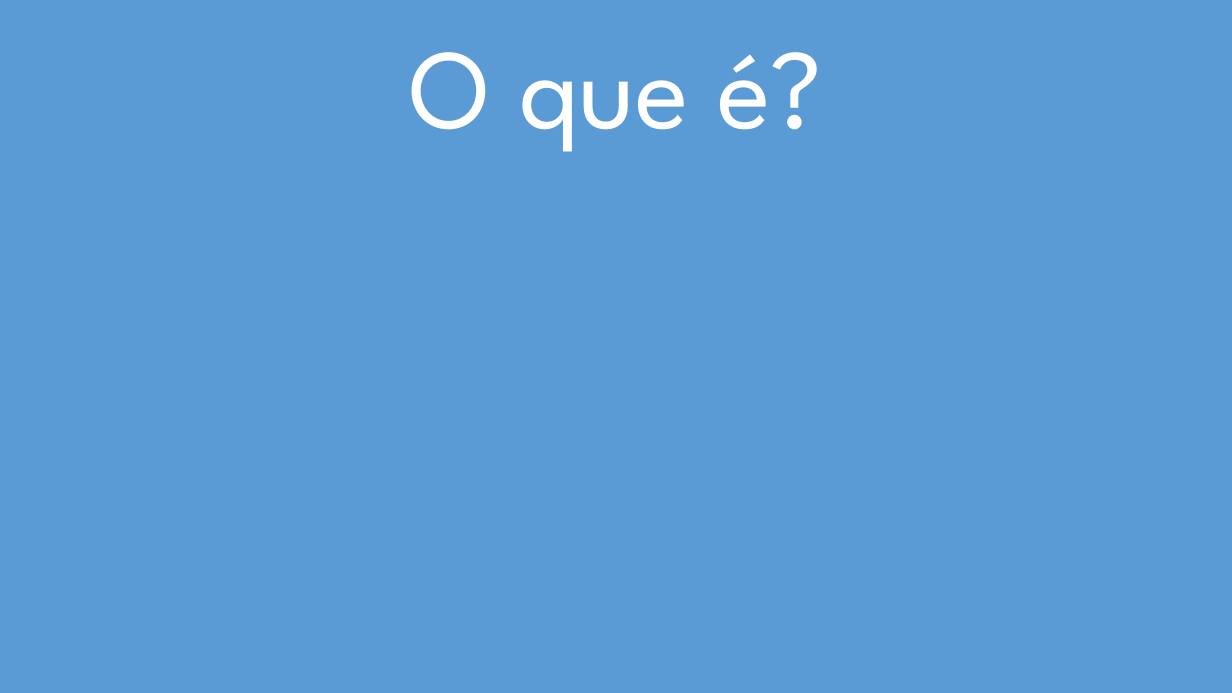
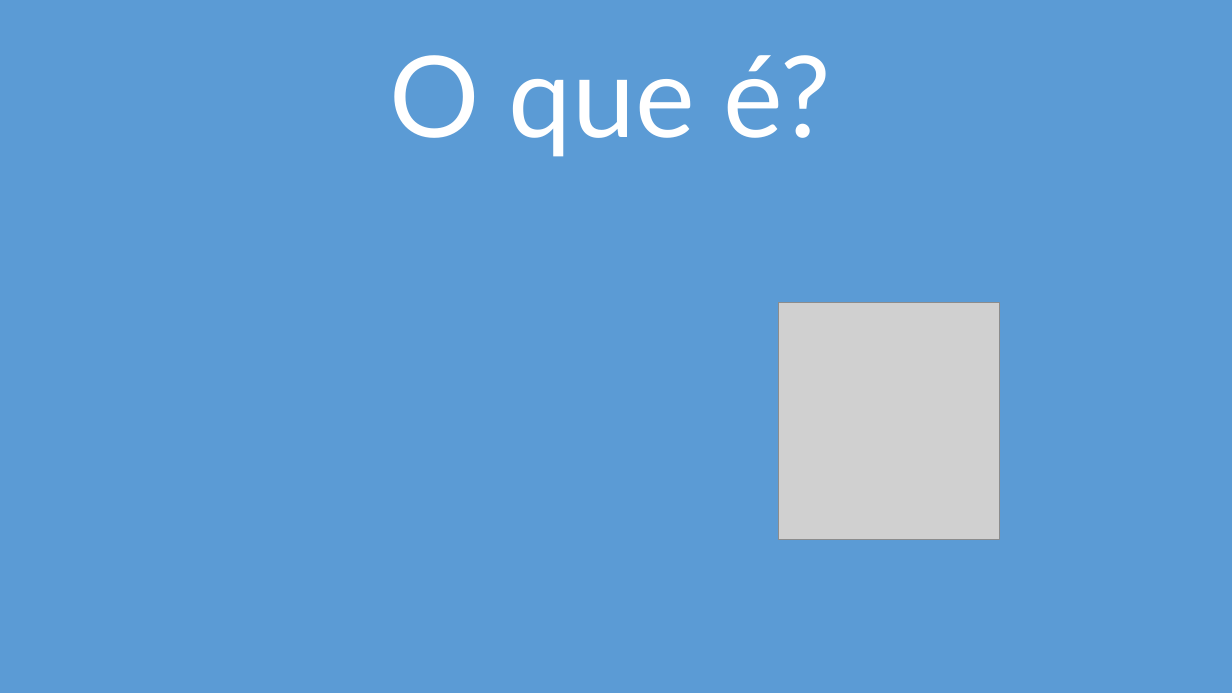
Before and after one commit to asilvaigor/HackTheWorld, a slide deck: slide 3 of ppt/TopBeer.pptx (slide 2 before the commit). Drawn at 1232x693 pixels with LibreOffice and Linux fonts; fonts in the diff are those of the drawing; grey boxes stand for pictures; background and template pictures are left out. Boxes give left, top, right and bottom in pixels: in the first picture for what was removed or moved away, otherwise in the second. Text is boxed around its words. In the diff, an @@ line names an element or a change of style, - is before the commit and + after.

Commit message:
Update ppt

```diff
--- a/ppt/TopBeer.pptx
+++ b/ppt/TopBeer.pptx
@@ title "O que é?": place and size @@
-title "O que é?" at <box>409,52,823,152</box>
+title "O que é?" at <box>390,55,831,157</box>
@@ title "O que é?" at <box>390,55,831,157</box>: font League Spartan to Lato @@
@@ picture added at <box>778,303,1000,540</box> @@
```
Also in this commit, not shown: 1 other slide changed, 1 slide added, 1 other file.
